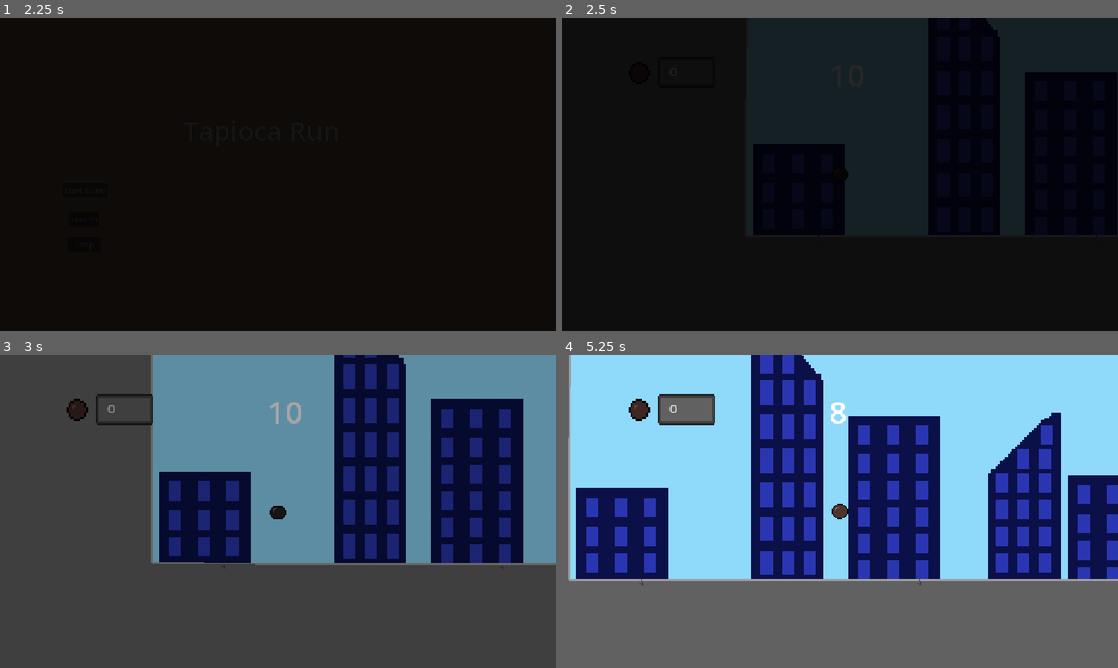
Above: before the commit, frames 1-4 (two rows, left to right).
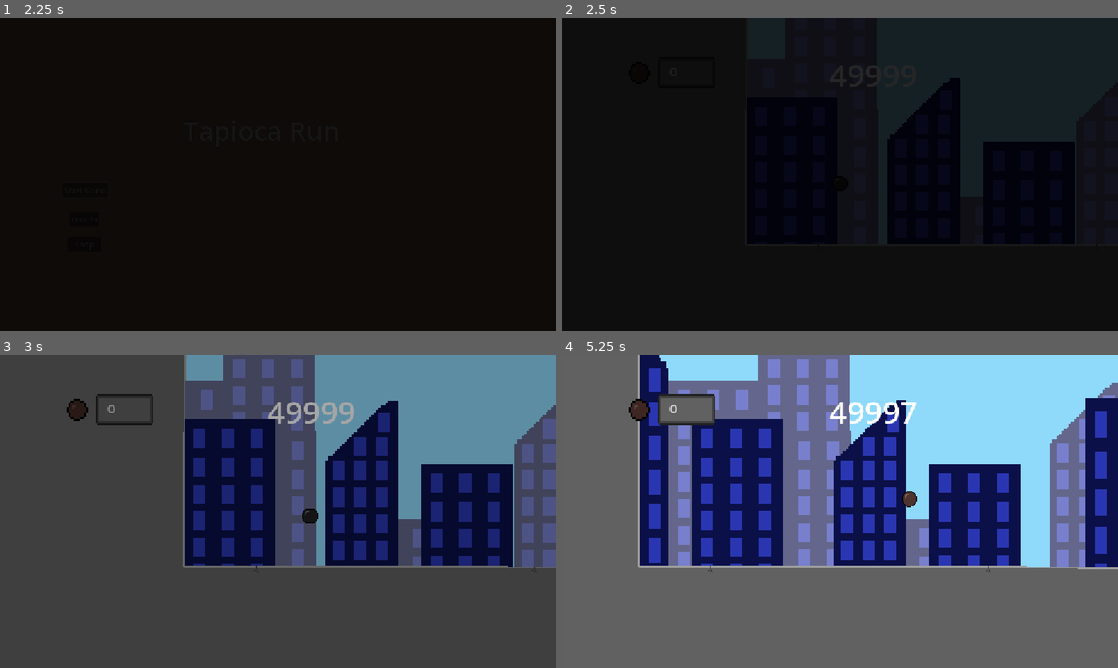
Above: after the commit, the same moments.

Repository: Adi-Ari-17/tapioca-run
Game: Godot game, scene res://scenes/main.tscn
The game is run twice, just before and just after one commit, with the same random seed, the same clock (stepped at 60 frames per second) and the same inputs.
Inputs:
- Up to frame 1 (2.25 s): click "Start Game" at 0.5 s; click "Start Game" at 1.25 s; hold Right (right) from 2.03 s (still down)
- Up to frame 2 (2.5 s): keep holding Right (right); tap Up (up) at 2.27 s
- Up to frame 3 (3 s): keep holding Right (right)
- Up to frame 4 (5.25 s): tap Up (up) at 3.02, 4.52 s; release Right (right) at 3.53 s; hold Left (left) 3.53-4.28 s; hold Right (right) from 4.28 s (still down)

Frame 1 is identical in both runs. In frame 2, 9.8% of the frame differs, in the area x 33-100%, y 0-70%; in frame 3, 36%; in frame 4, 49%, in the area x 1-100%, y 0-74%.

Commit message:
bg for level  1

Diff:
--- a/tapioca-run/scenes/level_1.tscn
+++ b/tapioca-run/scenes/level_1.tscn
@@ -146,24 +146,519 @@
 vframes = 2
 
 [node name="Parallax2D" type="Parallax2D" parent="background" unique_id=1745909809]
+scroll_scale = Vector2(0.25, 1)
+
+[node name="Sprite2D46" type="Sprite2D" parent="background/Parallax2D" unique_id=356639036]
+position = Vector2(39.432827, -26.003538)
+scale = Vector2(2.5, 2.5)
+texture = ExtResource("1_rus8k")
+hframes = 2
+vframes = 2
+frame = 2
+
+[node name="Sprite2D47" type="Sprite2D" parent="background/Parallax2D" unique_id=150421136]
+position = Vector2(351.99997, -53)
+scale = Vector2(2.5, 2.5)
+texture = ExtResource("1_rus8k")
+hframes = 2
+vframes = 2
+frame = 2
+
+[node name="Sprite2D48" type="Sprite2D" parent="background/Parallax2D" unique_id=1502530743]
+position = Vector2(120, 25)
+scale = Vector2(2.5, 2.5)
+texture = ExtResource("1_rus8k")
+hframes = 2
+vframes = 2
+frame = 2
+
+[node name="Sprite2D49" type="Sprite2D" parent="background/Parallax2D" unique_id=465710509]
+position = Vector2(572, 89.999985)
+scale = Vector2(2.5, 2.5)
+texture = ExtResource("1_rus8k")
+hframes = 2
+vframes = 2
+frame = 2
+
+[node name="Sprite2D52" type="Sprite2D" parent="background/Parallax2D" unique_id=426101549]
+position = Vector2(1102, 17.000015)
+scale = Vector2(2.5, 2.5)
+texture = ExtResource("1_rus8k")
+hframes = 2
+vframes = 2
+frame = 2
+
+[node name="Sprite2D51" type="Sprite2D" parent="background/Parallax2D" unique_id=333920626]
+position = Vector2(945, -26.00003)
+scale = Vector2(2.5, 2.5)
+texture = ExtResource("1_rus8k")
+hframes = 2
+vframes = 2
+frame = 3
+
+[node name="Sprite2D50" type="Sprite2D" parent="background/Parallax2D" unique_id=1612756778]
+position = Vector2(697, -33)
+rotation = 3.1415925
+scale = Vector2(2.5, -2.5)
+texture = ExtResource("1_rus8k")
+hframes = 2
+vframes = 2
+frame = 3
+
+[node name="Sprite2D53" type="Sprite2D" parent="background/Parallax2D" unique_id=585506000]
+position = Vector2(1244, -85)
+rotation = 3.1415925
+scale = Vector2(-2.5, -2.5)
+texture = ExtResource("1_rus8k")
+hframes = 2
+vframes = 2
+frame = 3
+
+[node name="Sprite2D54" type="Sprite2D" parent="background/Parallax2D" unique_id=1889770287]
+position = Vector2(1546, 124.01602)
+scale = Vector2(2.0000005, 2.5)
+texture = ExtResource("1_rus8k")
+hframes = 2
+vframes = 2
+frame = 2
+
+[node name="Sprite2D56" type="Sprite2D" parent="background/Parallax2D" unique_id=1793593335]
+position = Vector2(1546, 334)
+scale = Vector2(2.0000005, 2.5)
+texture = ExtResource("1_rus8k")
+hframes = 2
+vframes = 2
+frame = 2
+
+[node name="Sprite2D55" type="Sprite2D" parent="background/Parallax2D" unique_id=1726631925]
+position = Vector2(1511, -123.98398)
+rotation = 3.1415925
+scale = Vector2(2.5, -3.204)
+texture = ExtResource("1_rus8k")
+hframes = 2
+vframes = 2
+frame = 3
+
+[node name="Sprite2D57" type="Sprite2D" parent="background/Parallax2D" unique_id=1475694792]
+position = Vector2(1860, -44.98398)
+scale = Vector2(2.0000005, 2.5)
+texture = ExtResource("1_rus8k")
+hframes = 2
+vframes = 2
+frame = 2
+
+[node name="Sprite2D58" type="Sprite2D" parent="background/Parallax2D" unique_id=494538303]
+position = Vector2(1860, 165)
+scale = Vector2(2.0000005, 2.5)
+texture = ExtResource("1_rus8k")
+hframes = 2
+vframes = 2
+frame = 2
+
+[node name="Sprite2D59" type="Sprite2D" parent="background/Parallax2D" unique_id=1388344725]
+position = Vector2(1860, -293)
+rotation = 3.1415925
+scale = Vector2(-2.5, -3.204)
+texture = ExtResource("1_rus8k")
+hframes = 2
+vframes = 2
+frame = 3
+
+[node name="Sprite2D60" type="Sprite2D" parent="background/Parallax2D" unique_id=1700039442]
+position = Vector2(2298, -303)
+scale = Vector2(2.5, 2.5)
+texture = ExtResource("1_rus8k")
+hframes = 2
+vframes = 2
+frame = 2
+
+[node name="Sprite2D61" type="Sprite2D" parent="background/Parallax2D" unique_id=593708422]
+position = Vector2(2299, -106.000015)
+scale = Vector2(2.5, 2.5)
+texture = ExtResource("1_rus8k")
+hframes = 2
+vframes = 2
+frame = 2
+
+[node name="Sprite2D62" type="Sprite2D" parent="background/Parallax2D" unique_id=985832393]
+position = Vector2(2300, 93.000015)
+scale = Vector2(2.5, 2.5)
+texture = ExtResource("1_rus8k")
+hframes = 2
+vframes = 2
+frame = 2
+
+[node name="Sprite2D63" type="Sprite2D" parent="background/Parallax2D" unique_id=878645622]
+position = Vector2(2156, -194)
+scale = Vector2(2.5, 2.5)
+texture = ExtResource("1_rus8k")
+hframes = 2
+vframes = 2
+frame = 2
+
+[node name="Sprite2D64" type="Sprite2D" parent="background/Parallax2D" unique_id=928328917]
+position = Vector2(2157, 2.999977)
+scale = Vector2(2.5, 2.5)
+texture = ExtResource("1_rus8k")
+hframes = 2
+vframes = 2
+frame = 2
+
+[node name="Sprite2D65" type="Sprite2D" parent="background/Parallax2D" unique_id=1092840457]
+position = Vector2(2158, 202)
+scale = Vector2(2.5, 2.5)
+texture = ExtResource("1_rus8k")
+hframes = 2
+vframes = 2
+frame = 2
+
+[node name="Sprite2D66" type="Sprite2D" parent="background/Parallax2D" unique_id=962342500]
+position = Vector2(2458, -429)
+scale = Vector2(2.5, 2.5)
+texture = ExtResource("1_rus8k")
+hframes = 2
+vframes = 2
+frame = 2
+
+[node name="Sprite2D67" type="Sprite2D" parent="background/Parallax2D" unique_id=937661285]
+position = Vector2(2459, -232)
+scale = Vector2(2.5, 2.5)
+texture = ExtResource("1_rus8k")
+hframes = 2
+vframes = 2
+frame = 2
+
+[node name="Sprite2D68" type="Sprite2D" parent="background/Parallax2D" unique_id=1226246934]
+position = Vector2(2460, -32.999985)
+scale = Vector2(2.5, 2.5)
+texture = ExtResource("1_rus8k")
+hframes = 2
+vframes = 2
+frame = 2
+
+[node name="Sprite2D69" type="Sprite2D" parent="background/Parallax2D" unique_id=915555920]
+position = Vector2(2612, -274)
+scale = Vector2(2.5, 2.5)
+texture = ExtResource("1_rus8k")
+hframes = 2
+vframes = 2
+frame = 2
+
+[node name="Sprite2D70" type="Sprite2D" parent="background/Parallax2D" unique_id=1827320893]
+position = Vector2(2613, -77.000015)
+scale = Vector2(2.5, 2.5)
+texture = ExtResource("1_rus8k")
+hframes = 2
+vframes = 2
+frame = 2
+
+[node name="Sprite2D71" type="Sprite2D" parent="background/Parallax2D" unique_id=1540669271]
+position = Vector2(2614, 122)
+scale = Vector2(2.5, 2.5)
+texture = ExtResource("1_rus8k")
+hframes = 2
+vframes = 2
+frame = 2
+
+[node name="Sprite2D72" type="Sprite2D" parent="background/Parallax2D" unique_id=1861993712]
+position = Vector2(2778, -539)
+scale = Vector2(2.5, 2.5)
+texture = ExtResource("1_rus8k")
+hframes = 2
+vframes = 2
+frame = 2
+
+[node name="Sprite2D73" type="Sprite2D" parent="background/Parallax2D" unique_id=381923815]
+position = Vector2(2779, -342)
+scale = Vector2(2.5, 2.5)
+texture = ExtResource("1_rus8k")
+hframes = 2
+vframes = 2
+frame = 2
+
+[node name="Sprite2D74" type="Sprite2D" parent="background/Parallax2D" unique_id=1802164035]
+position = Vector2(2780, -142.99997)
+scale = Vector2(2.5, 2.5)
+texture = ExtResource("1_rus8k")
+hframes = 2
+vframes = 2
+frame = 2
+
+[node name="Sprite2D75" type="Sprite2D" parent="background/Parallax2D" unique_id=862791935]
+position = Vector2(2004, -119.00003)
+scale = Vector2(2.5, 2.5)
+texture = ExtResource("1_rus8k")
+hframes = 2
+vframes = 2
+frame = 2
+
+[node name="Sprite2D76" type="Sprite2D" parent="background/Parallax2D" unique_id=958458535]
+position = Vector2(2005, 77.99997)
+scale = Vector2(2.5, 2.5)
+texture = ExtResource("1_rus8k")
+hframes = 2
+vframes = 2
+frame = 2
+
+[node name="Sprite2D77" type="Sprite2D" parent="background/Parallax2D" unique_id=341629148]
+position = Vector2(2006, 277)
+scale = Vector2(2.5, 2.5)
+texture = ExtResource("1_rus8k")
+hframes = 2
+vframes = 2
+frame = 2
+
+[node name="Sprite2D78" type="Sprite2D" parent="background/Parallax2D" unique_id=1862887279]
+position = Vector2(1702, 62.999985)
+scale = Vector2(2.5, 2.5)
+texture = ExtResource("1_rus8k")
+hframes = 2
+vframes = 2
+frame = 2
+
+[node name="Sprite2D79" type="Sprite2D" parent="background/Parallax2D" unique_id=510483766]
+position = Vector2(1703, 260)
+scale = Vector2(2.5, 2.5)
+texture = ExtResource("1_rus8k")
+hframes = 2
+vframes = 2
+frame = 2
+
+[node name="Sprite2D80" type="Sprite2D" parent="background/Parallax2D" unique_id=297010377]
+position = Vector2(1704, 459)
+scale = Vector2(2.5, 2.5)
+texture = ExtResource("1_rus8k")
+hframes = 2
+vframes = 2
+frame = 2
+
+[node name="Sprite2D81" type="Sprite2D" parent="background/Parallax2D" unique_id=168197125]
+position = Vector2(445.00012, -197.99998)
+scale = Vector2(2.5, 2.5)
+texture = ExtResource("1_rus8k")
+hframes = 2
+vframes = 2
+frame = 2
+
+[node name="Sprite2D82" type="Sprite2D" parent="background/Parallax2D" unique_id=1318790220]
+position = Vector2(446.00012, -0.9999695)
+scale = Vector2(2.5, 2.5)
+texture = ExtResource("1_rus8k")
+hframes = 2
+vframes = 2
+frame = 2
+
+[node name="Sprite2D83" type="Sprite2D" parent="background/Parallax2D" unique_id=577085970]
+position = Vector2(447.00012, 198.00003)
+scale = Vector2(2.5, 2.5)
+texture = ExtResource("1_rus8k")
+hframes = 2
+vframes = 2
+frame = 2
+
+[node name="Sprite2D84" type="Sprite2D" parent="background/Parallax2D" unique_id=2115484128]
+position = Vector2(220.00002, -118.99999)
+scale = Vector2(2.5, 2.5)
+texture = ExtResource("1_rus8k")
+hframes = 2
+vframes = 2
+frame = 2
+
+[node name="Sprite2D85" type="Sprite2D" parent="background/Parallax2D" unique_id=1513319704]
+position = Vector2(221.00002, 78.00002)
+scale = Vector2(2.5, 2.5)
+texture = ExtResource("1_rus8k")
+hframes = 2
+vframes = 2
+frame = 2
+
+[node name="Sprite2D86" type="Sprite2D" parent="background/Parallax2D" unique_id=1375244774]
+position = Vector2(222.00002, 277.00003)
+scale = Vector2(2.5, 2.5)
+texture = ExtResource("1_rus8k")
+hframes = 2
+vframes = 2
+frame = 2
+
+[node name="Sprite2D87" type="Sprite2D" parent="background/Parallax2D" unique_id=64963976]
+position = Vector2(2986.5935, -529.0829)
+rotation = 3.1415925
+scale = Vector2(2.512363, -3.202168)
+texture = ExtResource("1_rus8k")
+hframes = 2
+vframes = 2
+frame = 3
+
+[node name="Sprite2D88" type="Sprite2D" parent="background/Parallax2D" unique_id=141823208]
+position = Vector2(3022, -296.98398)
+scale = Vector2(2.0000005, 2.5)
+texture = ExtResource("1_rus8k")
+hframes = 2
+vframes = 2
+frame = 2
+
+[node name="Sprite2D89" type="Sprite2D" parent="background/Parallax2D" unique_id=2066998228]
+position = Vector2(3022, -90.98399)
+scale = Vector2(2.0000005, 2.5)
+texture = ExtResource("1_rus8k")
+hframes = 2
+vframes = 2
+frame = 2
+
+[node name="Sprite2D90" type="Sprite2D" parent="background/Parallax2D" unique_id=1328635430]
+position = Vector2(3455.5935, -528.0829)
+rotation = 3.1415925
+scale = Vector2(2.512363, -3.202168)
+texture = ExtResource("1_rus8k")
+hframes = 2
+vframes = 2
+frame = 3
+
+[node name="Sprite2D91" type="Sprite2D" parent="background/Parallax2D" unique_id=739604917]
+position = Vector2(3491, -295.98398)
+scale = Vector2(2.0000005, 2.5)
+texture = ExtResource("1_rus8k")
+hframes = 2
+vframes = 2
+frame = 2
+
+[node name="Sprite2D92" type="Sprite2D" parent="background/Parallax2D" unique_id=1439285017]
+position = Vector2(3491, -89.98399)
+scale = Vector2(2.0000005, 2.5)
+texture = ExtResource("1_rus8k")
+hframes = 2
+vframes = 2
+frame = 2
+
+[node name="Sprite2D93" type="Sprite2D" parent="background/Parallax2D" unique_id=1450042545]
+position = Vector2(3334, -501)
+scale = Vector2(2.5, 3.2037034)
+texture = ExtResource("1_rus8k")
+hframes = 2
+vframes = 2
+frame = 3
+
+[node name="Sprite2D94" type="Sprite2D" parent="background/Parallax2D" unique_id=611741070]
+position = Vector2(3334, -255)
+scale = Vector2(2.0000005, 2.5)
+texture = ExtResource("1_rus8k")
+hframes = 2
+vframes = 2
+frame = 2
+
+[node name="Sprite2D95" type="Sprite2D" parent="background/Parallax2D" unique_id=941939382]
+position = Vector2(3334, -49.000015)
+scale = Vector2(2.0000005, 2.5)
+texture = ExtResource("1_rus8k")
+hframes = 2
+vframes = 2
+frame = 2
+
+[node name="Sprite2D96" type="Sprite2D" parent="background/Parallax2D" unique_id=1027337576]
+position = Vector2(3181, -558)
+scale = Vector2(2.5, 2.5)
+texture = ExtResource("1_rus8k")
+hframes = 2
+vframes = 2
+frame = 2
+
+[node name="Sprite2D97" type="Sprite2D" parent="background/Parallax2D" unique_id=353293880]
+position = Vector2(3182, -360.99994)
+scale = Vector2(2.5, 2.5)
+texture = ExtResource("1_rus8k")
+hframes = 2
+vframes = 2
+frame = 2
+
+[node name="Sprite2D98" type="Sprite2D" parent="background/Parallax2D" unique_id=1294328531]
+position = Vector2(3183, -161.99997)
+scale = Vector2(2.5, 2.5)
+texture = ExtResource("1_rus8k")
+hframes = 2
+vframes = 2
+frame = 2
+
+[node name="Sprite2D99" type="Sprite2D" parent="background/Parallax2D" unique_id=1520673453]
+position = Vector2(3611, -429)
+scale = Vector2(2.5, 2.5)
+texture = ExtResource("1_rus8k")
+hframes = 2
+vframes = 2
+frame = 2
+
+[node name="Sprite2D100" type="Sprite2D" parent="background/Parallax2D" unique_id=1606251609]
+position = Vector2(3612, -231.99995)
+scale = Vector2(2.5, 2.5)
+texture = ExtResource("1_rus8k")
+hframes = 2
+vframes = 2
+frame = 2
+
+[node name="Sprite2D101" type="Sprite2D" parent="background/Parallax2D" unique_id=354964955]
+position = Vector2(3613, -32.999985)
+scale = Vector2(2.5, 2.5)
+texture = ExtResource("1_rus8k")
+hframes = 2
+vframes = 2
+frame = 2
+
+[node name="Sprite2D102" type="Sprite2D" parent="background/Parallax2D" unique_id=19030974]
+position = Vector2(2902, -429)
+scale = Vector2(2.5, 2.5)
+texture = ExtResource("1_rus8k")
+hframes = 2
+vframes = 2
+frame = 2
+
+[node name="Sprite2D103" type="Sprite2D" parent="background/Parallax2D" unique_id=884335621]
+position = Vector2(2903, -231.99995)
+scale = Vector2(2.5, 2.5)
+texture = ExtResource("1_rus8k")
+hframes = 2
+vframes = 2
+frame = 2
+
+[node name="Sprite2D104" type="Sprite2D" parent="background/Parallax2D" unique_id=1392068429]
+position = Vector2(2904, -32.999985)
+scale = Vector2(2.5, 2.5)
+texture = ExtResource("1_rus8k")
+hframes = 2
+vframes = 2
+frame = 2
+
+[node name="Sprite2D105" type="Sprite2D" parent="background/Parallax2D" unique_id=1887467240]
+position = Vector2(3741, -642)
+scale = Vector2(2.5, 2.5)
+texture = ExtResource("1_rus8k")
+hframes = 2
+vframes = 2
+frame = 2
+
+[node name="Sprite2D106" type="Sprite2D" parent="background/Parallax2D" unique_id=864830113]
+position = Vector2(3742, -444.99994)
+scale = Vector2(2.5, 2.5)
+texture = ExtResource("1_rus8k")
+hframes = 2
+vframes = 2
+frame = 2
+
+[node name="Sprite2D107" type="Sprite2D" parent="background/Parallax2D" unique_id=406335053]
+position = Vector2(3743, -245.99997)
+scale = Vector2(2.5, 2.5)
+texture = ExtResource("1_rus8k")
+hframes = 2
+vframes = 2
+frame = 2
 
 [node name="ColorRect" type="ColorRect" parent="background/Parallax2D" unique_id=1379246029]
-offset_left = -1290.0
-offset_top = -1388.0
-offset_right = 3695.0
-offset_bottom = 1020.0
+offset_left = -1158.0
+offset_top = -1589.0
+offset_right = 3827.0
+offset_bottom = 819.0
 color = Color(1, 1, 1, 0.3647059)
 
-[node name="Parallax2D2" type="Parallax2D" parent="background" unique_id=972147035]
-visible = false
-
-[node name="Parallax2D4" type="Parallax2D" parent="background" unique_id=759777031]
-visible = false
-
-[node name="Parallax2D5" type="Parallax2D" parent="background" unique_id=1706703211]
-visible = false
-
 [node name="Parallax2D3" type="Parallax2D" parent="background" unique_id=1040043356]
+scroll_scale = Vector2(0.5, 1)
 
 [node name="Sprite2D" type="Sprite2D" parent="background/Parallax2D3" unique_id=142535490]
 position = Vector2(-19.999992, 44.999985)
@@ -174,7 +669,7 @@
 frame = 2
 
 [node name="Sprite2D2" type="Sprite2D" parent="background/Parallax2D3" unique_id=102982123]
-position = Vector2(489.99997, 32)
+position = Vector2(506, 33)
 scale = Vector2(2.5, 2.5)
 texture = ExtResource("1_rus8k")
 hframes = 2
@@ -182,7 +677,7 @@
 frame = 2
 
 [node name="Sprite2D3" type="Sprite2D" parent="background/Parallax2D3" unique_id=1564037435]
-position = Vector2(262, -30.00003)
+position = Vector2(260, -13.0000305)
 scale = Vector2(2.5, 2.5)
 texture = ExtResource("1_rus8k")
 hframes = 2
@@ -261,6 +756,78 @@
 vframes = 2
 frame = 2
 
+[node name="Sprite2D55" type="Sprite2D" parent="background/Parallax2D3" unique_id=351105707]
+position = Vector2(3046, -418)
+scale = Vector2(2.5, 2.5)
+texture = ExtResource("1_rus8k")
+hframes = 2
+vframes = 2
+frame = 2
+
+[node name="Sprite2D56" type="Sprite2D" parent="background/Parallax2D3" unique_id=2126342800]
+position = Vector2(3047, -220.99997)
+scale = Vector2(2.5, 2.5)
+texture = ExtResource("1_rus8k")
+hframes = 2
+vframes = 2
+frame = 2
+
+[node name="Sprite2D57" type="Sprite2D" parent="background/Parallax2D3" unique_id=661992612]
+position = Vector2(3048, -21.999977)
+scale = Vector2(2.5, 2.5)
+texture = ExtResource("1_rus8k")
+hframes = 2
+vframes = 2
+frame = 2
+
+[node name="Sprite2D58" type="Sprite2D" parent="background/Parallax2D3" unique_id=263891538]
+position = Vector2(3358, -405)
+scale = Vector2(2.5, 2.5)
+texture = ExtResource("1_rus8k")
+hframes = 2
+vframes = 2
+frame = 2
+
+[node name="Sprite2D59" type="Sprite2D" parent="background/Parallax2D3" unique_id=814344065]
+position = Vector2(3359, -207.99997)
+scale = Vector2(2.5, 2.5)
+texture = ExtResource("1_rus8k")
+hframes = 2
+vframes = 2
+frame = 2
+
+[node name="Sprite2D60" type="Sprite2D" parent="background/Parallax2D3" unique_id=398299660]
+position = Vector2(3360, -8.999978)
+scale = Vector2(2.5, 2.5)
+texture = ExtResource("1_rus8k")
+hframes = 2
+vframes = 2
+frame = 2
+
+[node name="Sprite2D61" type="Sprite2D" parent="background/Parallax2D3" unique_id=1273222419]
+position = Vector2(3663, -600)
+scale = Vector2(2.5, 2.5)
+texture = ExtResource("1_rus8k")
+hframes = 2
+vframes = 2
+frame = 2
+
+[node name="Sprite2D62" type="Sprite2D" parent="background/Parallax2D3" unique_id=487691479]
+position = Vector2(3664, -402.99994)
+scale = Vector2(2.5, 2.5)
+texture = ExtResource("1_rus8k")
+hframes = 2
+vframes = 2
+frame = 2
+
+[node name="Sprite2D63" type="Sprite2D" parent="background/Parallax2D3" unique_id=1298468726]
+position = Vector2(3665, -203.99997)
+scale = Vector2(2.5, 2.5)
+texture = ExtResource("1_rus8k")
+hframes = 2
+vframes = 2
+frame = 2
+
 [node name="Sprite2D30" type="Sprite2D" parent="background/Parallax2D3" unique_id=1099067956]
 position = Vector2(2217, -162)
 scale = Vector2(2.5, 2.5)
@@ -351,6 +918,22 @@
 
 [node name="Sprite2D23" type="Sprite2D" parent="background/Parallax2D3" unique_id=705349618]
 position = Vector2(1481, 337)
+scale = Vector2(2.5, 2.5)
+texture = ExtResource("1_rus8k")
+hframes = 2
+vframes = 2
+frame = 2
+
+[node name="Sprite2D52" type="Sprite2D" parent="background/Parallax2D3" unique_id=1151270918]
+position = Vector2(1197, 176)
+scale = Vector2(2.5, 2.5)
+texture = ExtResource("1_rus8k")
+hframes = 2
+vframes = 2
+frame = 2
+
+[node name="Sprite2D53" type="Sprite2D" parent="background/Parallax2D3" unique_id=472819190]
+position = Vector2(1197.9999, 375.00003)
 scale = Vector2(2.5, 2.5)
 texture = ExtResource("1_rus8k")
 hframes = 2
@@ -477,6 +1060,46 @@
 vframes = 2
 frame = 2
 
+[node name="Sprite2D46" type="Sprite2D" parent="background/Parallax2D3" unique_id=1003935097]
+position = Vector2(3238, -480)
+scale = Vector2(2.5, 3.2037034)
+texture = ExtResource("1_rus8k")
+hframes = 2
+vframes = 2
+frame = 3
+
+[node name="Sprite2D47" type="Sprite2D" parent="background/Parallax2D3" unique_id=390336465]
+position = Vector2(3238, -234)
+scale = Vector2(2.0000005, 2.5)
+texture = ExtResource("1_rus8k")
+hframes = 2
+vframes = 2
+frame = 2
+
+[node name="Sprite2D48" type="Sprite2D" parent="background/Parallax2D3" unique_id=1306278919]
+position = Vector2(3238, -28.000015)
+scale = Vector2(2.0000005, 2.5)
+texture = ExtResource("1_rus8k")
+hframes = 2
+vframes = 2
+frame = 2
+
+[node name="Sprite2D50" type="Sprite2D" parent="background/Parallax2D3" unique_id=443024745]
+position = Vector2(3502, -124.98401)
+scale = Vector2(2.0000005, 2.5)
+texture = ExtResource("1_rus8k")
+hframes = 2
+vframes = 2
+frame = 2
+
+[node name="Sprite2D51" type="Sprite2D" parent="background/Parallax2D3" unique_id=271193609]
+position = Vector2(3502, 81.015976)
+scale = Vector2(2.0000005, 2.5)
+texture = ExtResource("1_rus8k")
+hframes = 2
+vframes = 2
+frame = 2
+
 [node name="Sprite2D34" type="Sprite2D" parent="background/Parallax2D3" unique_id=1250755970]
 position = Vector2(2375, 137.01599)
 scale = Vector2(2.0000005, 2.5)
@@ -495,6 +1118,14 @@
 
 [node name="Sprite2D42" type="Sprite2D" parent="background/Parallax2D3" unique_id=115958433]
 position = Vector2(2340, -316.984)
+scale = Vector2(-2.5, 3.204)
+texture = ExtResource("1_rus8k")
+hframes = 2
+vframes = 2
+frame = 3
+
+[node name="Sprite2D49" type="Sprite2D" parent="background/Parallax2D3" unique_id=219622954]
+position = Vector2(3465, -370.98398)
 scale = Vector2(-2.5, 3.204)
 texture = ExtResource("1_rus8k")
 hframes = 2
--- a/tapioca-run/scenes/player.tscn
+++ b/tapioca-run/scenes/player.tscn
@@ -247,6 +247,14 @@
 [node name="Camera2D" type="Camera2D" parent="." unique_id=1798268935]
 position = Vector2(0, -8)
 zoom = Vector2(2, 2)
+drag_horizontal_enabled = true
+drag_vertical_enabled = true
+drag_left_margin = 0.25
+drag_top_margin = 0.3
+drag_right_margin = 0.25
+drag_bottom_margin = 0.3
+editor_draw_limits = true
+editor_draw_drag_margin = true
 
 [connection signal="animation_finished" from="AnimationPlayer" to="." method="_on_animation_finished"]
 [connection signal="area_entered" from="Hurtbox" to="." method="_on_hurbox_entered"]
--- a/tapioca-run/scripts/GameManager.gd
+++ b/tapioca-run/scripts/GameManager.gd
@@ -5,6 +5,6 @@
 var spawn_pos: Vector2 = Vector2(0, 0)
 var coins: int = 0
 var countdown: int = 0
-var count_max: int = 11
+var count_max: int = 50000
 var timecost: int = 5
 var first_time: bool = true
